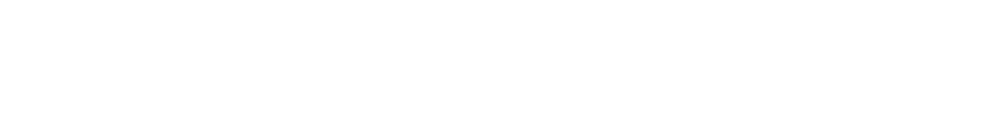
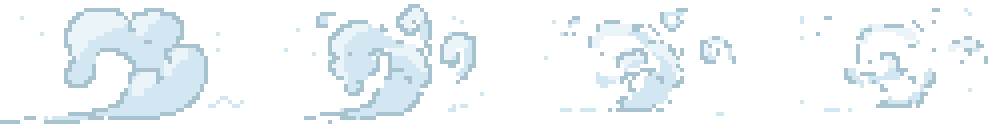
The second (1008, 132) image is a revision of the first. Changes to its layers:
added layer "Layer 4" above "Layer 5" over [0, 4, 988, 124]
added layer "Layer 5" above "Layer 2" over [20, 8, 980, 120]
hid "Layer 2" over [0, 4, 828, 124]
